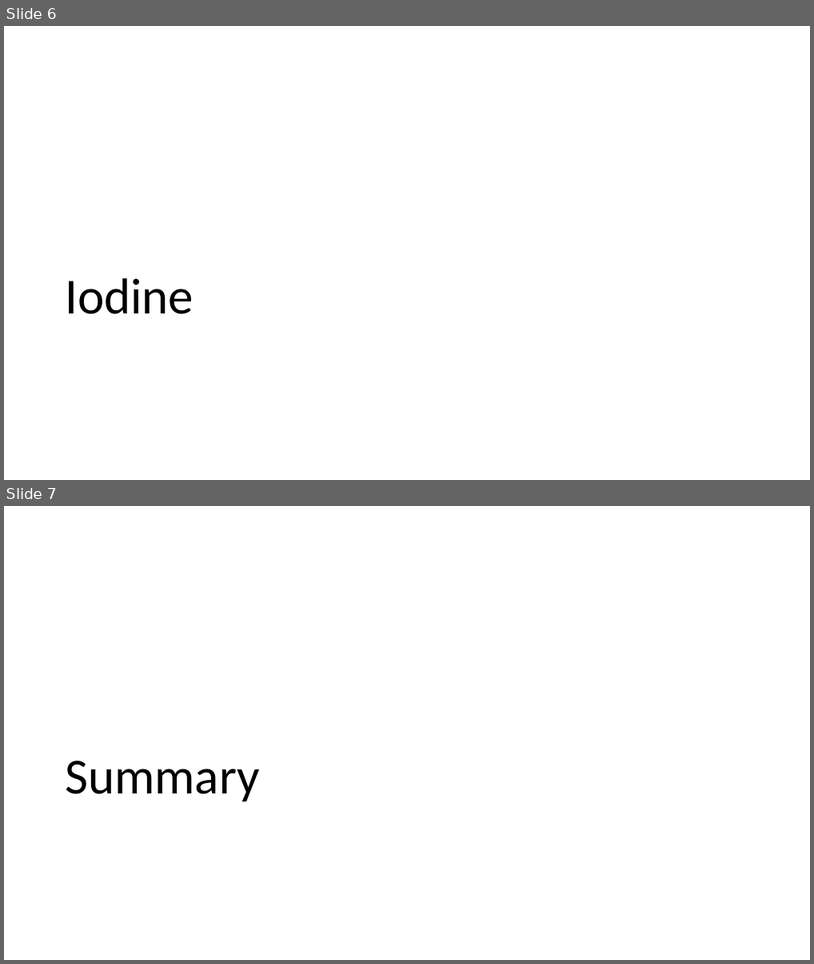
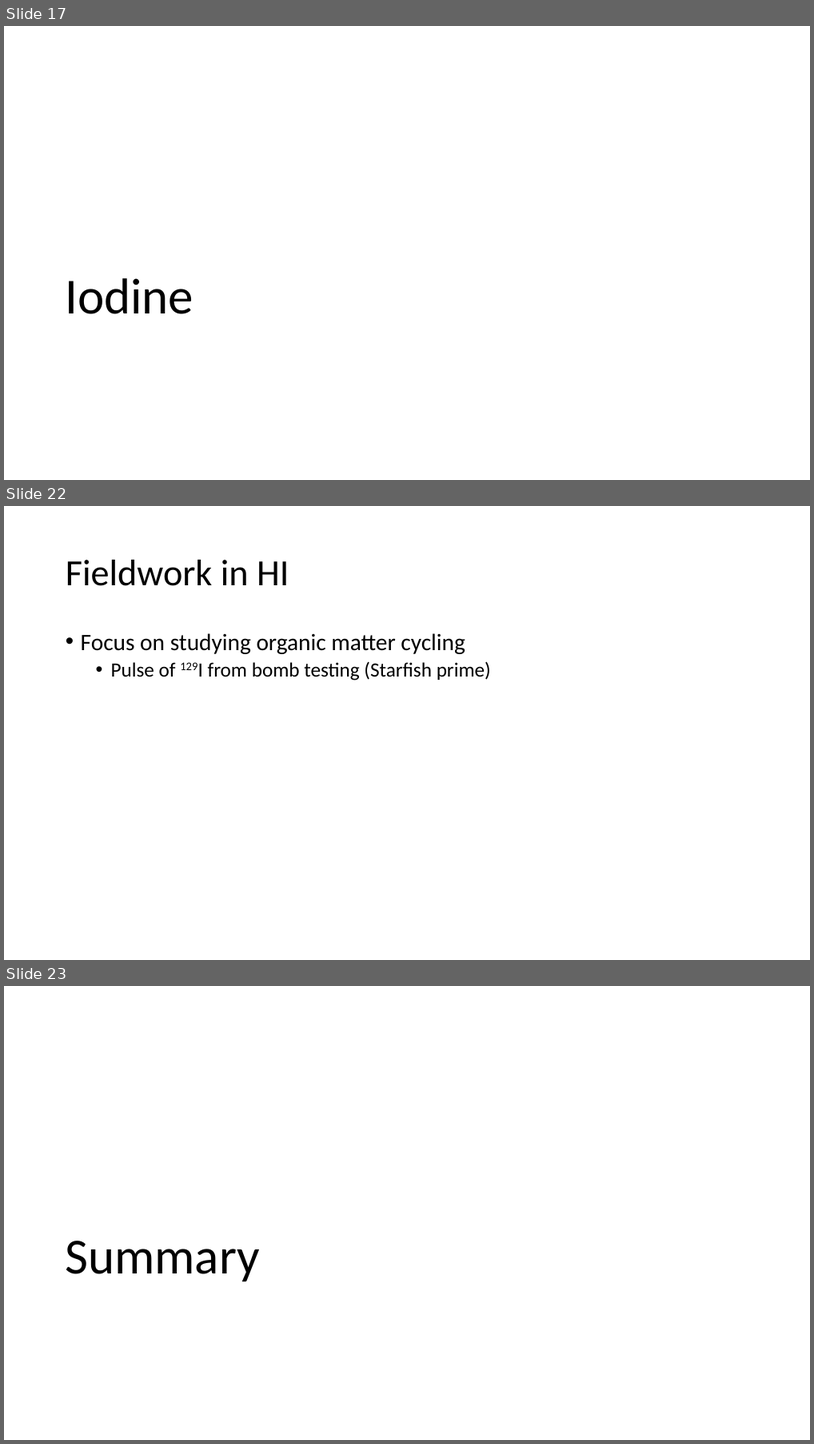
Before and after one commit to machen/Thesis-Proposal, a slide deck: Presentation.pptx. Shown one above the other, each under a label of ours: slides 6 and 7 before the commit, slides 17, 22 and 23 after it; the slides between them are not shown. The pictures are 814x964 and 814x1444 pixels, drawn with LibreOffice and Linux fonts; fonts in the diff are those of the drawing. Boxes give left, top, right and bottom in pixels: in the first picture for what was removed or moved away, otherwise in the second. Text is boxed around its words. In the diff, an @@ line names an element or a change of style, - is before the commit and + after.

```diff
--- a/Presentation.pptx
+++ b/Presentation.pptx
@@ slide 22 added at box(4, 506, 810, 960), background #FFFFFF @@
@@ title added at box(66, 560, 289, 586), 44 pt, text #000000 @@
+Fieldwork in HI
@@ text added at box(81, 633, 491, 680), 24 pt, text #000000 @@
+• Focus on studying organic matter cycling
+  • Pulse of 129I from bomb testing (Starfish prime)
@@ what was slide 6 is now slide 17 @@
@@ what was slide 7 is now slide 23 @@
```
Also in this commit, not shown: 1 slide changed, 16 other slides added, 1 slide removed.
